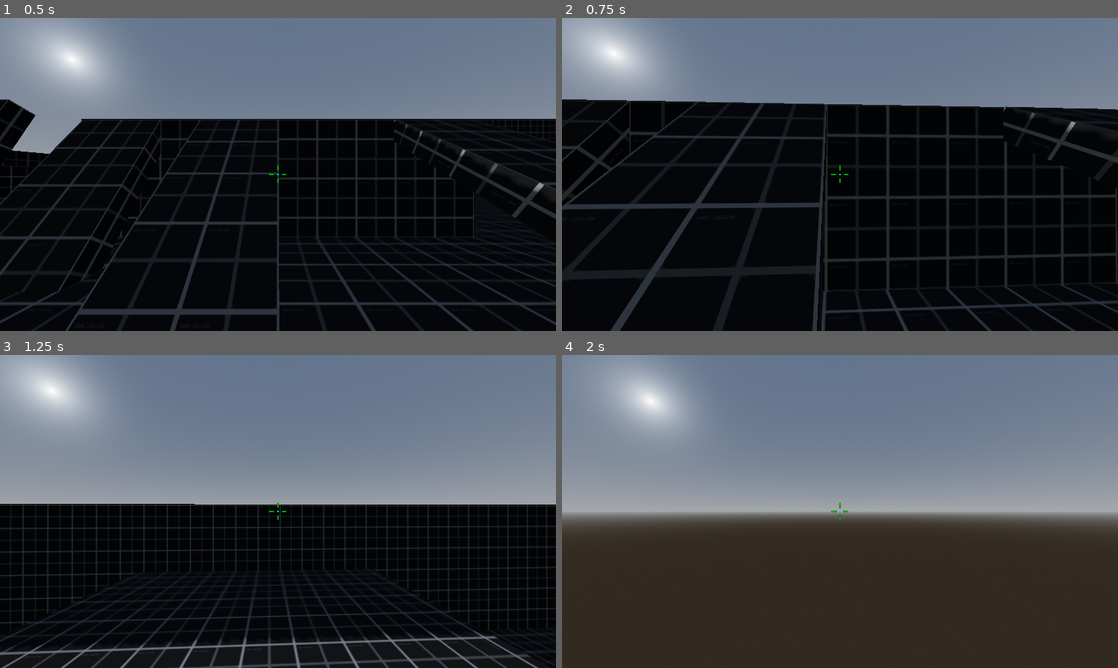
Above: before the commit, frames 1-4 (two rows, left to right).
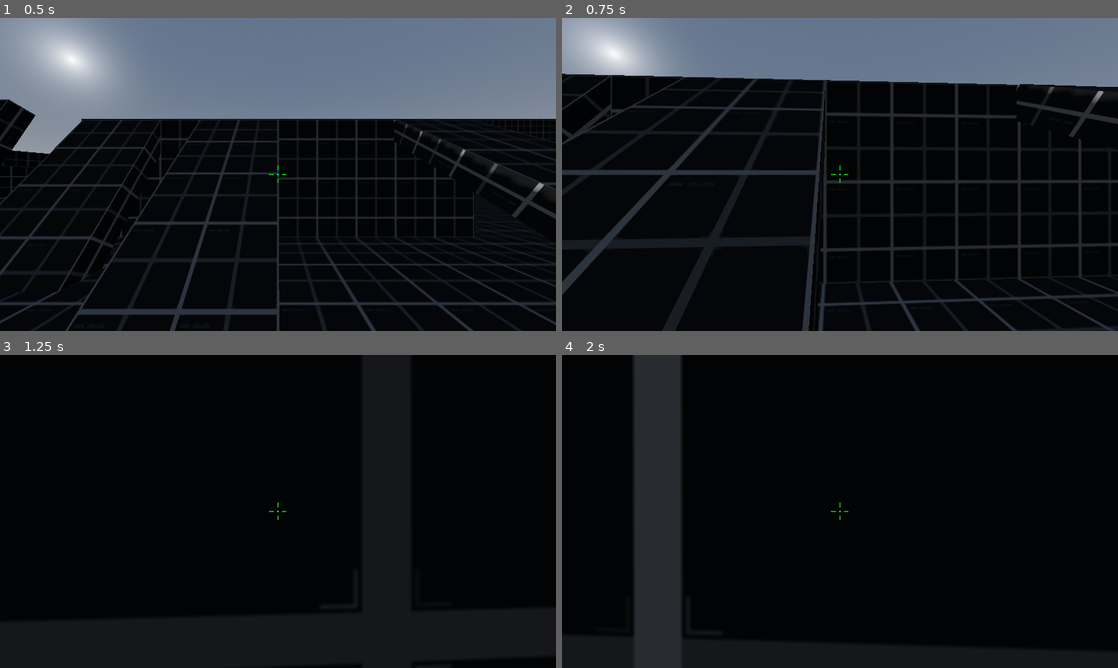
Above: after the commit, the same moments.

Repository: rbarongr/GodotFirstPersonController
Game: Godot game, scene res://Scenes/sandbox.tscn
Two runs of this game, one before a commit and one after it. Both use one fixed random seed, a clock stepped at 60 frames per second and the inputs below.
Inputs (mouse positions are in pixels of both pictures, inside the frame that each line leads up to):
- Up to frame 1 (0.5 s): no input
- Up to frame 2 (0.75 s): tap Enter at 0.5 s; move the mouse to (867, 174) at 0.52 s; hold W (move_forward) from 0.53 s (still down); tap Caps Lock (swim_fly_toggle, bound only after the commit) at 0.6 s
- Up to frame 3 (1.25 s): keep holding W (move_forward); tap Space (jump_default) at 0.77 s; tap Q (jump_high) at 0.8 s
- Up to frame 4 (2 s): keep holding W (move_forward); move the mouse to (812, 511) at 1.27 s; tap Q (jump_high) at 1.35 s; tap Space (jump_default) at 1.52 s; tap Caps Lock (swim_fly_toggle, bound only after the commit) at 1.55 s

Frame 1 is identical in both runs. In frame 2, 24% of the frame differs, in the area x 0-100%, y 17-100%; in frame 3, 53%; in frame 4, 96%, in the area x 0-100%, y 0-100%.

Commit message:
splitting state LADDERATTACHED to LADDER_ATTACHED_WATER and ...LAND

Diff:
--- a/Player/player.gd
+++ b/Player/player.gd
@@ -20,6 +20,9 @@
 @export_range(0.1, 3.0, 0.1) var jump_height_high: float = 3
 @export var jump_hold_allowed: bool = true
 
+@export_range(1, 50, 1) var swim_vertical_default = 5
+@export_range(1, 50, 1) var swim_vertical_fast = 10
+
 @export_range(0.1, 9.25, 0.05, "or_greater") var camera_sens: float = 4
 
 var speed: float = speed_run
@@ -37,10 +40,12 @@
 var speed_state_current = SpeedStates.RUN
 
 enum MovementStates {
-	LAND,
-	LADDERATTACHED, # the player has attached to the ladder right now
-	LADDER,         # the player is already on the ladder
-	SWIM,
+	LAND,           # movement on dry land
+	LADDER_LAND_ATTACHED, # the player has attached to the ladder right now
+	LADDER_WATER_ATTACHED, # we need to know where we were before attaching to the ladder in order to know where we have to go back on detach
+	LADDER_LAND,    # the player is already on the ladder, coming from land
+	LADDER_WATER,   # the player is already on the ladder, coming from water
+	SWIM,           # movement under water (or basic flying)
 	FLY
 }
 var movement_state_current = MovementStates.LAND
@@ -109,6 +114,8 @@
 		jump_state_current = JumpStates.NO
 	if Input.is_action_just_pressed("jump_high"):
 		jump_state_current = JumpStates.HIGH
+	if Input.is_action_just_released("jump_high"):
+		jump_state_current = JumpStates.NO
 
 	if camera_map.current:
 		if Input.is_action_pressed("mouse_wheel_up"):
@@ -153,19 +160,27 @@
 		var walk_dir: Vector3 = Vector3(_forward.x, 0, _forward.z).normalized()
 		walk_vel = walk_vel.move_toward(walk_dir * speed * move_dir.length(), acceleration * delta)
 
-	elif movement_state_current == MovementStates.LADDERATTACHED:
-		movement_state_current = MovementStates.LADDER
+	elif movement_state_current == MovementStates.LADDER_LAND_ATTACHED:
+		movement_state_current = MovementStates.LADDER_LAND
 		walk_vel = player_walk_ladder(delta)
-
-	elif movement_state_current == MovementStates.LADDER:
+	elif movement_state_current == MovementStates.LADDER_WATER_ATTACHED:
+		movement_state_current = MovementStates.LADDER_WATER
 		walk_vel = player_walk_ladder(delta)
 
+	elif movement_state_current == MovementStates.LADDER_LAND or movement_state_current == MovementStates.LADDER_WATER:
+		walk_vel = player_walk_ladder(delta)
+
 		if is_on_floor():
-			movement_state_current = MovementStates.LAND
+			if movement_state_current == MovementStates.LADDER_LAND:
+				movement_state_current = MovementStates.LAND
+			elif movement_state_current == MovementStates.LADDER_WATER:
+				movement_state_current = MovementStates.SWIM
 			ladder_array.clear()
 
 	elif movement_state_current == MovementStates.SWIM:
-		pass
+		var _forward: Vector3 = camera_fp.transform.basis * Vector3(move_dir.x, 0, move_dir.y)
+		var walk_dir: Vector3 = Vector3(_forward.x, _forward.y, _forward.z).normalized()
+		walk_vel = walk_vel.move_toward(walk_dir * speed * move_dir.length(), acceleration * delta)
 
 	elif movement_state_current == MovementStates.FLY:
 		pass
@@ -173,11 +188,12 @@
 	return walk_vel
 
 func player_adjust_speed() -> void:
-	if raycast_vertical.is_colliding():
+	if raycast_vertical.is_colliding() and movement_state_current == MovementStates.LAND:
 		if player_capsule.shape.height < player_height_default:
 			speed = speed_crouched
 	elif speed_state_current == SpeedStates.CROUCH:
-		speed = speed_crouched
+		if movement_state_current == MovementStates.LAND or movement_state_current == MovementStates.LADDER_LAND:
+			speed = speed_crouched
 	elif speed_state_current == SpeedStates.WALK:
 		speed = speed_walk
 	else:
@@ -197,11 +213,12 @@
 		else:
 			grav_vel = Vector3.ZERO if is_on_floor() else grav_vel.move_toward(Vector3(0, velocity.y - gravity_current, 0), gravity_current * delta)
 
-	elif movement_state_current == MovementStates.LADDER:
+	elif movement_state_current == MovementStates.LADDER_LAND:
 		gravity_current = 0
 		grav_vel = Vector3.ZERO
 	elif movement_state_current == MovementStates.SWIM:
 		gravity_current = 0
+		grav_vel = Vector3.ZERO
 	elif movement_state_current == MovementStates.FLY:
 		gravity_current = 0
 
@@ -223,29 +240,46 @@
 		if raycast_vertical.is_colliding():
 			jump_vel = Vector3.ZERO
 
-	elif movement_state_current == MovementStates.LADDER:
+	elif movement_state_current == MovementStates.LADDER_LAND or movement_state_current == MovementStates.LADDER_WATER:
 		if jump_state_current == JumpStates.NO:
 			# stop any ladder movement if the player jumped into the ladder
 			jump_vel = Vector3.ZERO
 		elif jump_state_current == JumpStates.DEFAULT:
 			jump_state_current = JumpStates.NO
-			movement_state_current = MovementStates.LAND
+			if movement_state_current == MovementStates.LADDER_LAND:
+				movement_state_current = MovementStates.LAND
+			elif movement_state_current == MovementStates.LADDER_WATER:
+				movement_state_current = MovementStates.SWIM
 			ladder_array.clear()
 
 			# just let go the ladder, otherwise do nothing
 
 		elif jump_state_current == JumpStates.HIGH:
 			jump_state_current = JumpStates.NO
-			movement_state_current = MovementStates.LAND
+			if movement_state_current == MovementStates.LADDER_LAND:
+				movement_state_current = MovementStates.LAND
+
+				# launch the player backwards away from the ladder
+				var _forward: Vector3 = camera_fp.transform.basis * Vector3(0, 1, 0)
+				var walk_dir: Vector3 = Vector3(_forward.x, 0, _forward.z).normalized()
+				jump_vel = walk_vel.move_toward(walk_dir * speed, acceleration * delta)
+
+			elif movement_state_current == MovementStates.LADDER_WATER:
+				movement_state_current = MovementStates.SWIM
 			ladder_array.clear()
 
-			# launch the player backwards away from the ladder
-			var _forward: Vector3 = camera_fp.transform.basis * Vector3(0, 1, 0)
-			var walk_dir: Vector3 = Vector3(_forward.x, 0, _forward.z).normalized()
-			jump_vel = walk_vel.move_toward(walk_dir * speed, acceleration * delta)
-
 	elif movement_state_current == MovementStates.SWIM:
-		pass
+		if jump_state_current == JumpStates.DEFAULT:
+			var walk_dir: Vector3 = Vector3(0, 1, 0).normalized()
+			return walk_vel.move_toward(walk_dir * swim_vertical_default, acceleration * delta)
+
+		elif jump_state_current == JumpStates.HIGH:
+			var walk_dir: Vector3 = Vector3(0, 1, 0).normalized()
+			return walk_vel.move_toward(walk_dir * swim_vertical_fast, acceleration * delta)
+
+		elif speed_state_current == SpeedStates.CROUCH:
+			var walk_dir: Vector3 = Vector3(0, -1, 0).normalized()
+			return walk_vel.move_toward(walk_dir * swim_vertical_default, acceleration * delta)
 
 	elif movement_state_current == MovementStates.FLY:
 		pass
@@ -279,11 +313,16 @@
 			camera_fp.current = true
 			player_body.visible = false
 
+	if Input.is_action_just_pressed("swim_fly_toggle"):
+		if movement_state_current == MovementStates.LAND:
+			movement_state_current = MovementStates.SWIM
+		else:
+			movement_state_current = MovementStates.LAND
+
 	# adjust player height (crouch or not)
-	if movement_state_current == MovementStates.LAND or movement_state_current == MovementStates.LADDER:
-
-		if speed_state_current == SpeedStates.CROUCH:
-			player_capsule.shape.height -= speed_crouching * delta
-		elif not raycast_vertical.is_colliding():
-			player_capsule.shape.height += speed_crouching * delta
-		player_capsule.shape.height = clamp(player_capsule.shape.height, player_height_crouching, player_height_default)
+	#if movement_state_current == MovementStates.LAND or movement_state_current == MovementStates.LADDER_LAND or movement_state_current == MovementStates.LADDER_WATER:
+	if speed_state_current == SpeedStates.CROUCH or movement_state_current == MovementStates.SWIM or movement_state_current == MovementStates.LADDER_WATER:
+		player_capsule.shape.height -= speed_crouching * delta
+	elif not raycast_vertical.is_colliding():
+		player_capsule.shape.height += speed_crouching * delta
+	player_capsule.shape.height = clamp(player_capsule.shape.height, player_height_crouching, player_height_default)
--- a/Scenes/ladder.gd
+++ b/Scenes/ladder.gd
@@ -13,10 +13,16 @@
 func _on_body_entered(body):
 	if body.name == "Player":
 		body.ladder_array.append(self)
-		body.movement_state_current = body.MovementStates.LADDERATTACHED
+		if body.movement_state_current == body.MovementStates.LAND:
+			body.movement_state_current = body.MovementStates.LADDER_LAND_ATTACHED
+		elif body.movement_state_current == body.MovementStates.SWIM:
+			body.movement_state_current = body.MovementStates.LADDER_WATER_ATTACHED
 
 func _on_body_exited(body):
 	if body.name == "Player":
 		body.ladder_array.erase(self)
 		if body.ladder_array.size() == 0:
-			body.movement_state_current = body.MovementStates.LAND
+			if body.movement_state_current == body.MovementStates.LADDER_LAND:
+				body.movement_state_current = body.MovementStates.LAND
+			elif body.movement_state_current == body.MovementStates.LADDER_WATER:
+				body.movement_state_current = body.MovementStates.SWIM
--- a/project.godot
+++ b/project.godot
@@ -114,6 +114,11 @@
 "events": [Object(InputEventMouseButton,"resource_local_to_scene":false,"resource_name":"","device":-1,"window_id":0,"a …(259 unchanged characters)…
 ]
 }
+swim_fly_toggle={
+"deadzone": 0.5,
+"events": [Object(InputEventKey,"resource_local_to_scene":false,"resource_name":"","device":-1,"window_id":0,"alt_pressed":false,"shift_pressed":false,"ctrl_pressed":false,"meta_pressed":false,"pressed":false,"keycode":0,"physical_keycode":4194329,"key_label":0,"unicode":0,"echo":false,"script":null)
+]
+}
 
 [rendering]
 
Not shown: 3 places in Player/player.tscn that only renumber resources
Not shown: 1 places in Scenes/ladder.tscn that only renumber resources
Not shown: 4 places in Scenes/sandbox.tscn that only renumber resources
